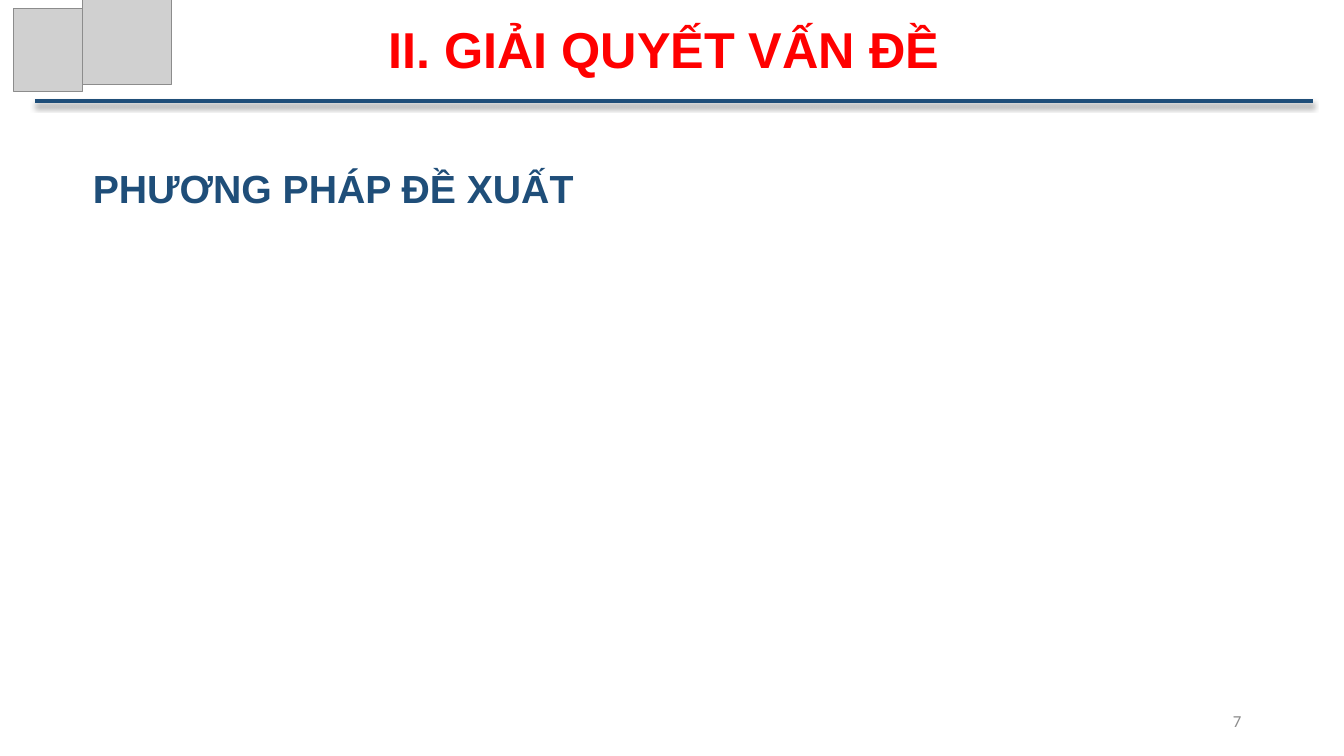
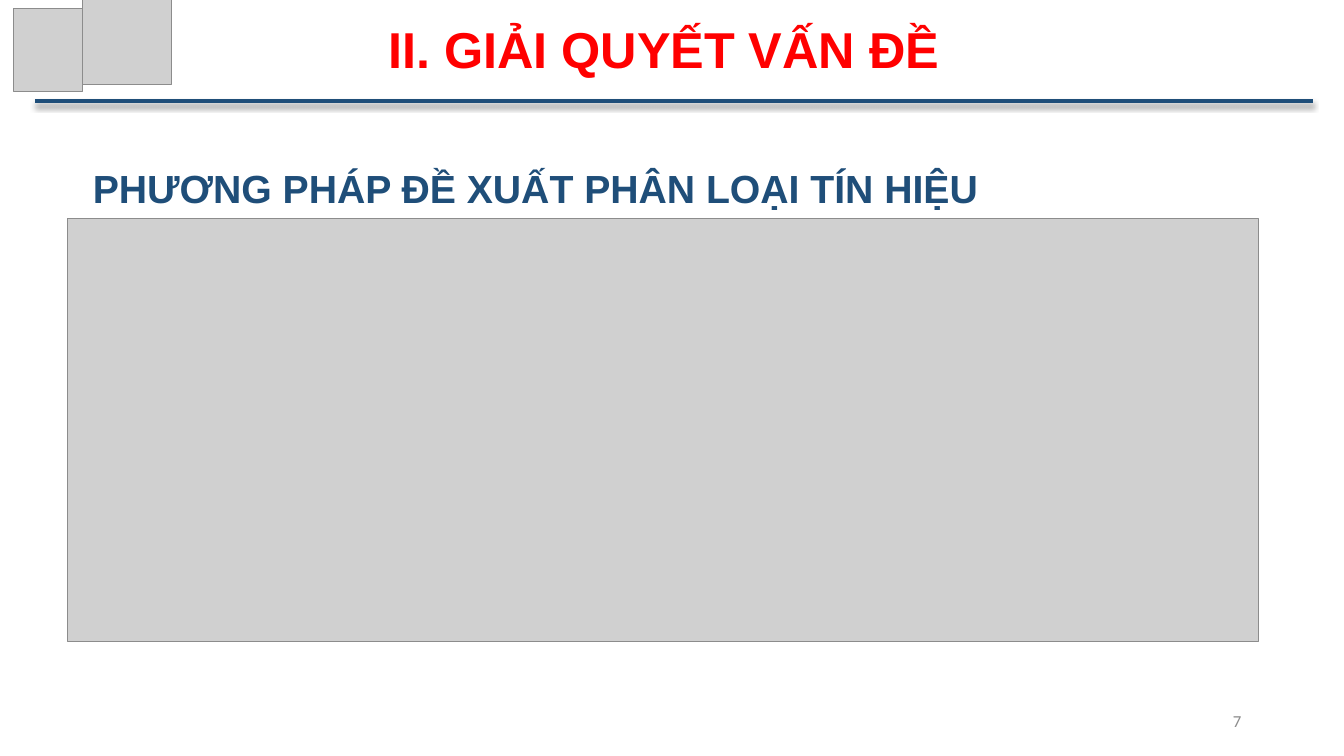
Before and after one commit to ThuTrongNguyen/Thesis, a slide deck: slide 7 of SlideBaoCao.pptx. Drawn at 1344x756 pixels with LibreOffice and Linux fonts; fonts in the diff are those of the drawing; grey boxes stand for pictures. Boxes give left, top, right and bottom in pixels: in the first picture for what was removed or moved away, otherwise in the second. Text is boxed around its words. In the diff, an @@ line names an element or a change of style, - is before the commit and + after.

```diff
--- a/SlideBaoCao.pptx
+++ b/SlideBaoCao.pptx
@@ text at [93, 172, 978, 210]: text changed @@
-PHƯƠNG PHÁP ĐỀ XUẤT
+PHƯƠNG PHÁP ĐỀ XUẤT PHÂN LOẠI TÍN HIỆU
@@ picture added at [68, 219, 1258, 641] @@
```
Also in this commit, not shown: 4 other slides changed, 15 slides added, 2 slides removed, 6 other files.
